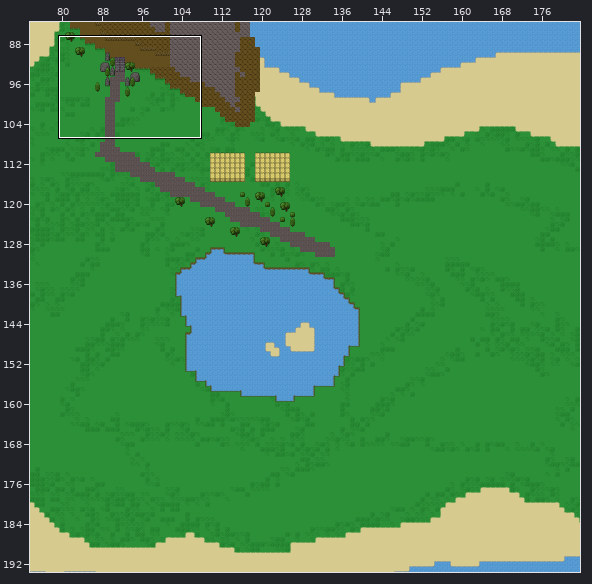
Tiled map, stored at res/data/maps/testmap.tmx. The picture above shows the old version from afar; the outline marks the close-up.
Close-up. Before the commit:
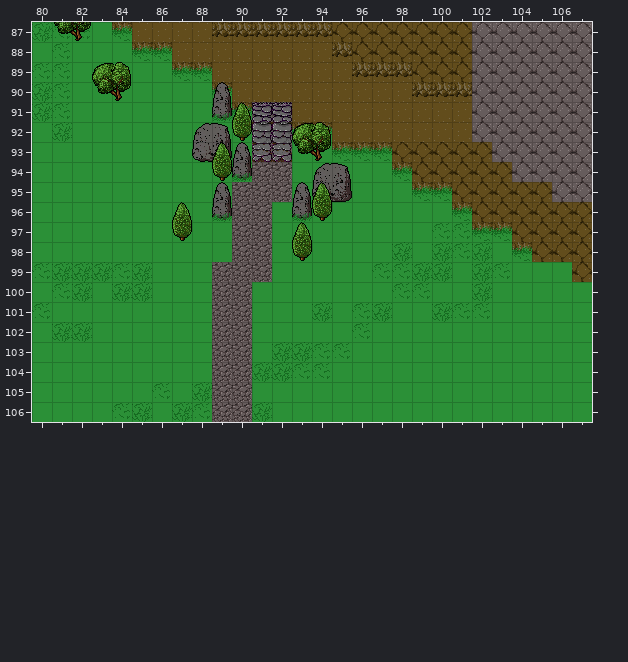
Cells are 20x20 px. Shown: x 80..107, y 87..106. Tiles whose own drawing changed are shown in their newer look in all pictures.
After:
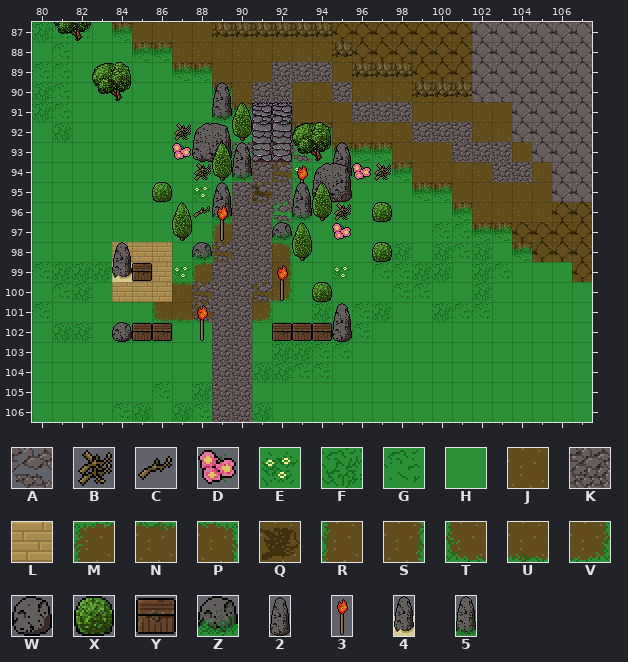
Key: from "details": A 4, B 7, C 9, D 11, E 23; from "floor": F 4, G 5, H 6, J 7, K 9, L 10, M 19, N 20, P 21, Q 27, R 34, S 36, T 49, U 50, V 51; from "objects": W 0, X 2, Y 6, Z 14; from "objects_1x2": 2 0, 3 6, 4 19, 5 20.
_ is an empty cell, # one hidden under a higher layer, . an unchanged one.
Edits made:
--- layer "0_level/0_floor"
@@ x 91..92 @@
- 94 .K
- 95 K.
+ 94 .J
+ 95 Q.
@@ x 84..92 @@
- 97 .....H...
- 98 HHH..H..H
- 99 GFH.H...H
-100 FFHHH..HH
-101 ..HHH..H.
+ 97 .....M...
+ 98 LLL..R..P
+ 99 #LL.M...S
+100 LLLNJ..JV
+101 ..TUU..V.
--- layer "0_level/1_Details"
@@ x 87..97 @@
- 92 _..........
- 93 _.._.._....
- 94 ._...__..__
- 95 ._.._......
- 96 ._..._.._..
- 97 ........_..
- 98 .._........
- 99 _......._..
-100 ._.._......
-101 ._.........
+ 92 B..........
+ 93 D..A..A....
+ 94 .B...AE..DB
+ 95 .E..A......
+ 96 .C...A..B..
+ 97 ........D..
+ 98 ..A........
+ 99 E.......E..
+100 .A..A......
+101 .A.........
--- layer "0_level/2_Objects"
@@ x 84..97 @@
- 94 ..........._..
- 95 .._......_....
- 96 ............._
- 97 ....._.._.....
- 98 ...._........_
- 99 __............
-100 ........_._...
+ 94 ...........5..
+ 95 ..X......3....
+ 96 .............X
+ 97 .....3..Z.....
+ 98 ....Z........X
+ 99 4Y............
+100 ........3.X...
@@ x 84..95 @@
-102 ___._...____
+102 WYY.3...YYY2
--- layer "1_level/0_floor"
@@ x 91..105 @@
- 89 .JJJ...........
- 90 JJ..J..........
- 91 .....JJJ...__..
- 92 ........JJJ__..
- 93 ......._______.
- 94 ........_______
- 95 .........._____
- 96 ...........____
+ 89 .KKK...........
+ 90 KK..K..........
+ 91 .....KKK...JJ..
+ 92 ........KKKJJ..
+ 93 .......JJJKKKJ.
+ 94 ........JJJJKKJ
+ 95 ..........JJJJJ
+ 96 ...........JJJJ
Where, in picture pixels (left, top, right, bottom), the same in both close-ups:
changed: (252, 62, 552, 342)
changed: (112, 123, 232, 342)
added: (232, 142, 252, 162)
